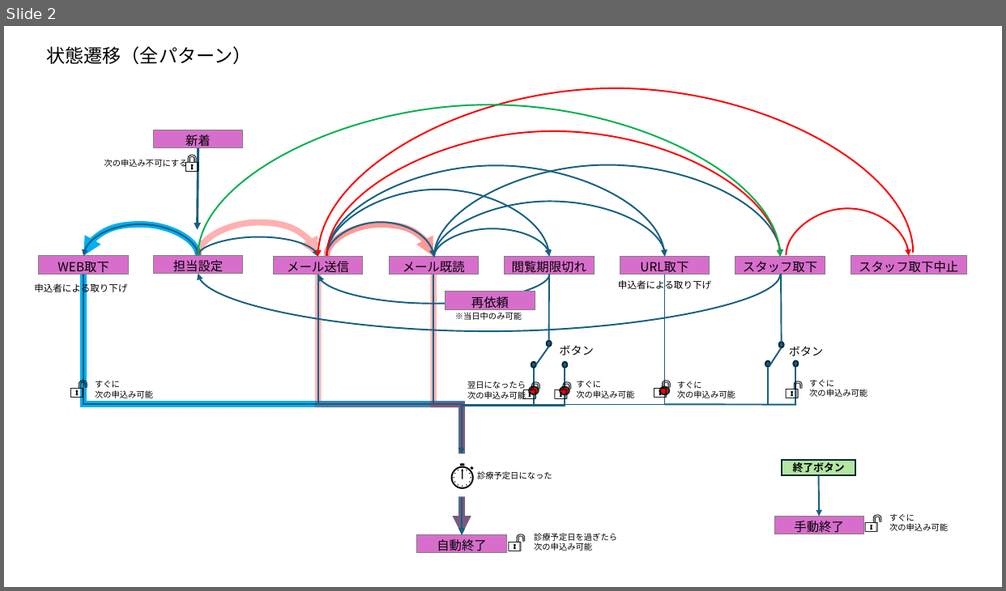
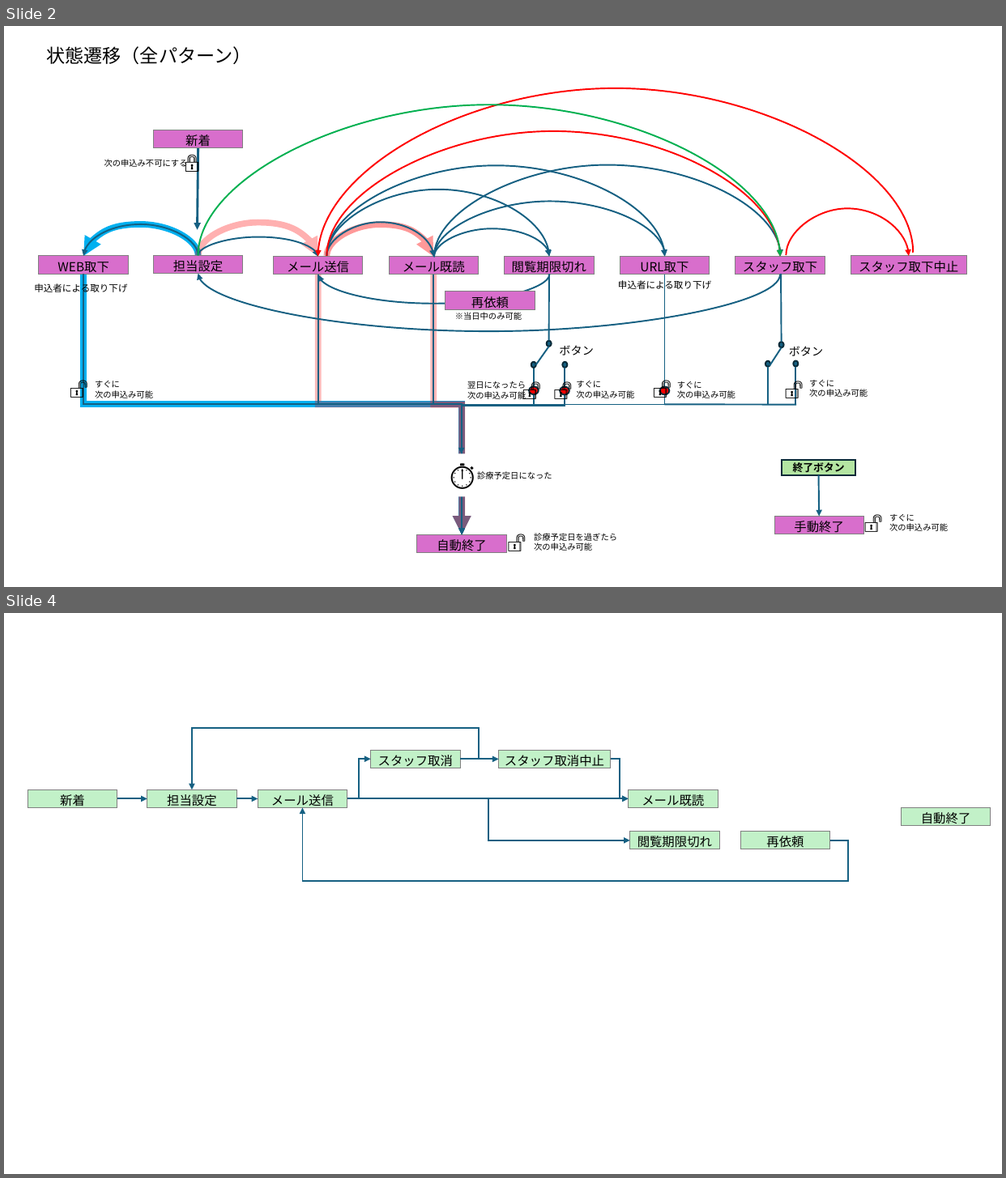
Before and after one commit to MishimaAkifumi-Private/FureaiGp-GairaiYoyakuSystem, a slide deck: KT/予約チケット管理/外来予約システムメール送信フロー.pptx. Shown one above the other, each under a label of ours: slide 2 before the commit, slides 2 and 4 after it; the slides between them are not shown. The pictures are 1006x591 and 1006x1178 pixels, drawn with LibreOffice and Linux fonts; fonts in the diff are those of the drawing; background and template pictures are left out. Boxes give left, top, right and bottom in pixels: in the first picture for what was removed or moved away, otherwise in the second. Text is boxed around its words. In the diff, an @@ line names an element or a change of style, - is before the commit and + after.

```diff
--- a/KT/予約チケット管理/外来予約システムメール送信フロー.pptx
+++ b/KT/予約チケット管理/外来予約システムメール送信フロー.pptx
@@ slide 4 added at <box>4,613,1002,1174</box>, background #FFFFFF @@
@@ elbow arrow added from (460, 759) to (192, 790), #156082 1.5 pt @@
@@ rectangle added at <box>371,750,460,768</box>, fill #C2F1C8, outline #808080 0.75 pt, 12 pt, text #000000 @@
+スタッフ取消
@@ rectangle added at <box>499,750,611,768</box>, fill #C2F1C8, outline #808080 0.75 pt, 12 pt, text #000000 @@
+スタッフ取消中止
@@ elbow arrow added from (347, 798) to (371, 759), #156082 1.5 pt @@
@@ arrow added from (460, 759) to (499, 759), #156082 1.5 pt @@
@@ elbow arrow added from (611, 759) to (629, 798), #156082 1.5 pt @@
@@ rectangle added at <box>28,790,117,807</box>, fill #C2F1C8, outline #808080 0.75 pt, 12 pt, text #000000 @@
+新着
@@ arrow added from (117, 798) to (147, 798), #156082 1.5 pt @@
@@ rectangle added at <box>147,790,236,807</box>, fill #C2F1C8, outline #808080 0.75 pt, 12 pt, text #000000 @@
+担当設定
@@ arrow added from (236, 798) to (258, 798), #156082 1.5 pt @@
@@ rectangle added at <box>258,790,347,807</box>, fill #C2F1C8, outline #808080 0.75 pt, 12 pt, text #000000 @@
+メール送信
@@ arrow added from (347, 798) to (629, 798), #156082 1.5 pt @@
@@ elbow arrow added from (347, 798) to (630, 841), #156082 1.5 pt @@
@@ rectangle added at <box>629,790,718,807</box>, fill #C2F1C8, outline #808080 0.75 pt, 12 pt, text #000000 @@
+メール既読
@@ elbow arrow added from (830, 841) to (303, 807), #156082 1.5 pt @@
@@ rectangle added at <box>901,807,991,825</box>, fill #C2F1C8, outline #808080 0.75 pt, 12 pt, text #000000 @@
+自動終了
@@ rectangle added at <box>630,832,719,850</box>, fill #C2F1C8, outline #808080 0.75 pt, 12 pt, text #000000 @@
+閲覧期限切れ
@@ rectangle added at <box>740,832,829,850</box>, fill #C2F1C8, outline #808080 0.75 pt, 12 pt, text #000000 @@
+再依頼
```
Also in this commit, not shown: 1 slide changed, 7 other files.
